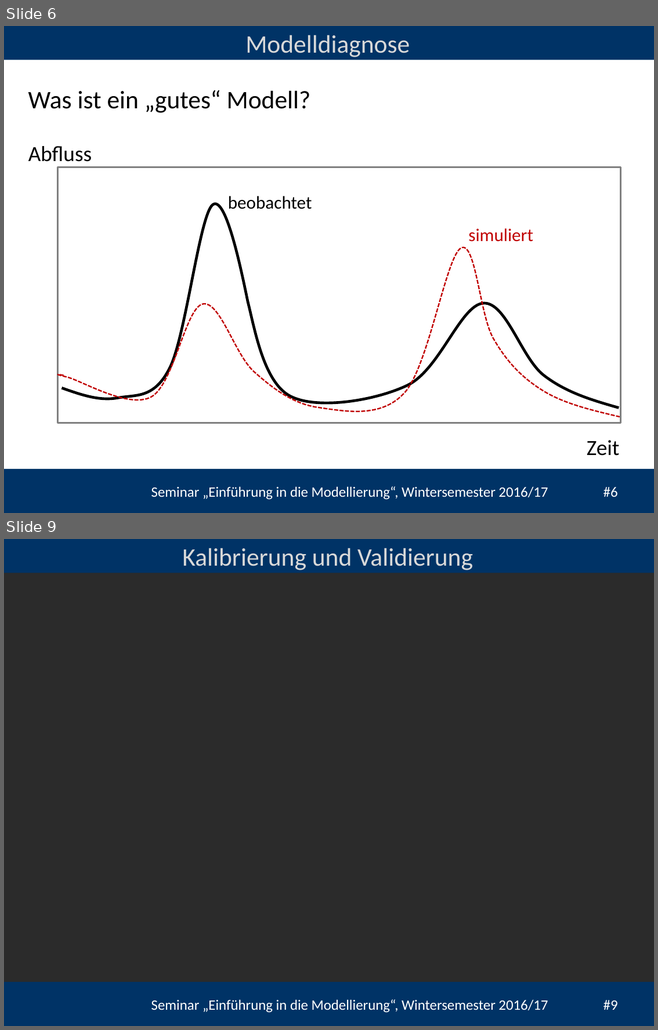
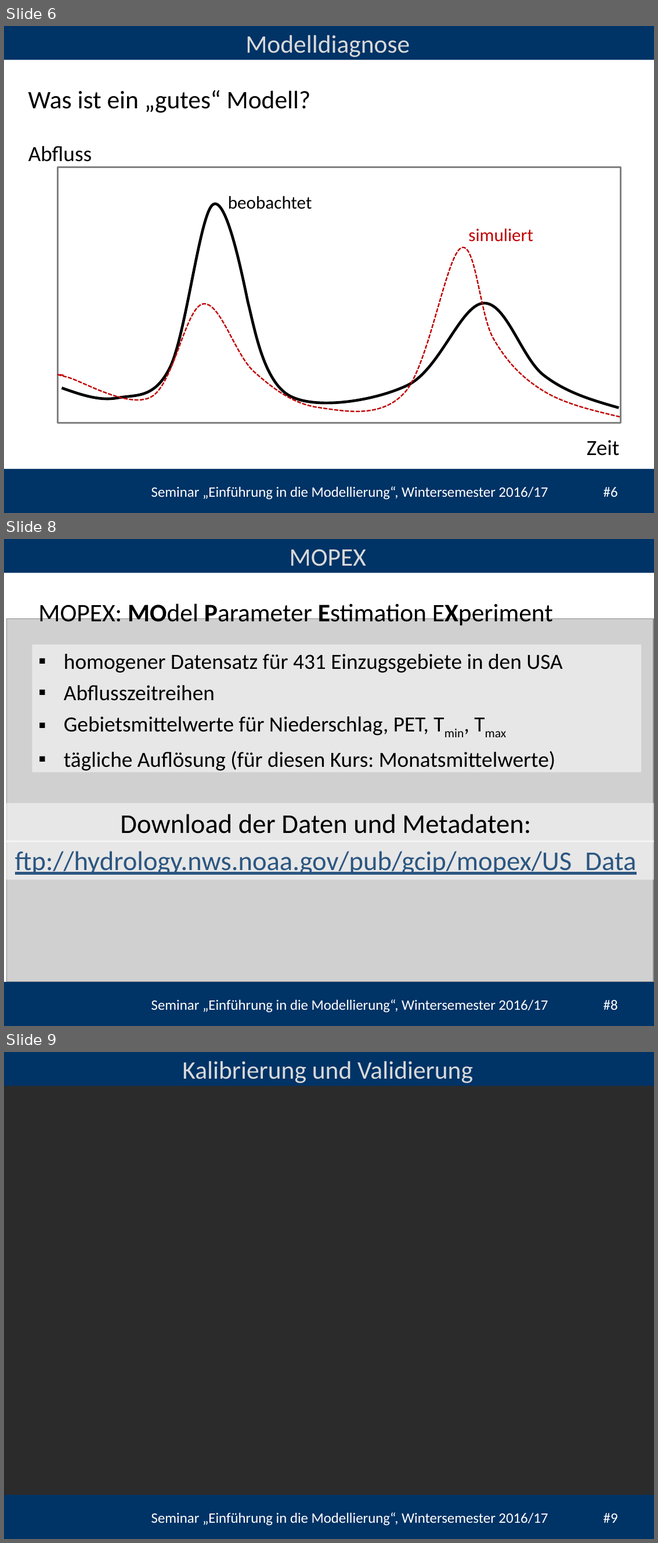
Before and after one commit to heistermann/Einf_Modellierung, a slide deck: Termin_6/folien/UebungModellierung#6.pptx. Shown one above the other, each under a label of ours: slides 6 and 9 before the commit, slides 6, 8 and 9 after it; the slides between them are not shown. The pictures are 658x1030 and 658x1543 pixels, drawn with LibreOffice and Linux fonts; fonts in the diff are those of the drawing; grey boxes stand for pictures; background and template pictures are left out; a plain dark background stands for a picture behind light text. Boxes give left, top, right and bottom in pixels: in the first picture for what was removed or moved away, otherwise in the second. Text is boxed around its words. In the diff, an @@ line names an element or a change of style, - is before the commit and + after.

```diff
--- a/Termin_6/folien/UebungModellierung#6.pptx
+++ b/Termin_6/folien/UebungModellierung#6.pptx
@@ slide 8 added at box(4, 539, 654, 1026), background #FFFFFF; not listed: 3 template elements that a slide beside it also shows @@
@@ text added at box(289, 549, 366, 566), 28 pt, text #D9D9D9 @@
+MOPEX
@@ text added at box(38, 600, 553, 625), 28 pt, text #000000 @@
+MOPEX: MOdel Parameter Estimation EXperiment
@@ picture added at box(6, 619, 653, 982) @@
@@ rectangle added at box(32, 644, 641, 772), fill #FFFFFF at 50% opacity, 24 pt, text #000000 @@
+▪ homogener Datensatz für 431 Einzugsgebiete in den USA
+▪ Abflusszeitreihen
+▪ Gebietsmittelwerte für Niederschlag, PET, Tmin, Tmax
+▪ tägliche Auflösung (für diesen Kurs: Monatsmittelwerte)
@@ rectangle added at box(4, 803, 654, 842), fill #FFFFFF at 50% opacity, 30 pt, text #000000 @@
+Download der Daten und Metadaten:
@@ rectangle added at box(4, 841, 654, 880), fill #FFFFFF at 50% opacity, 30 pt, text #2B5681, underline @@
+ftp://hydrology.nws.noaa.gov/pub/gcip/mopex/US_Data
```
Also in this commit, not shown: 2 slides changed, 1 other slide added, 2 slides removed, 23 other files.
